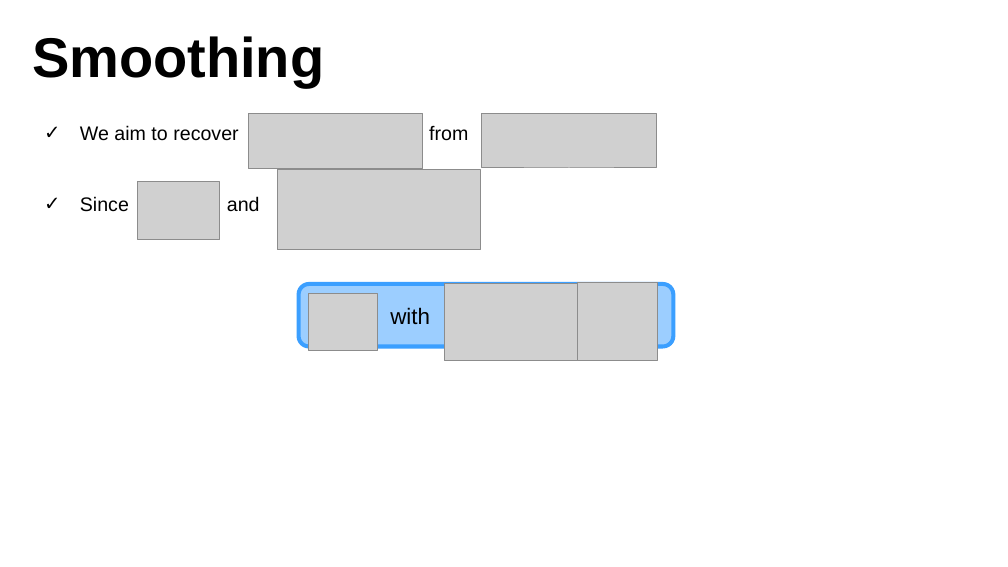
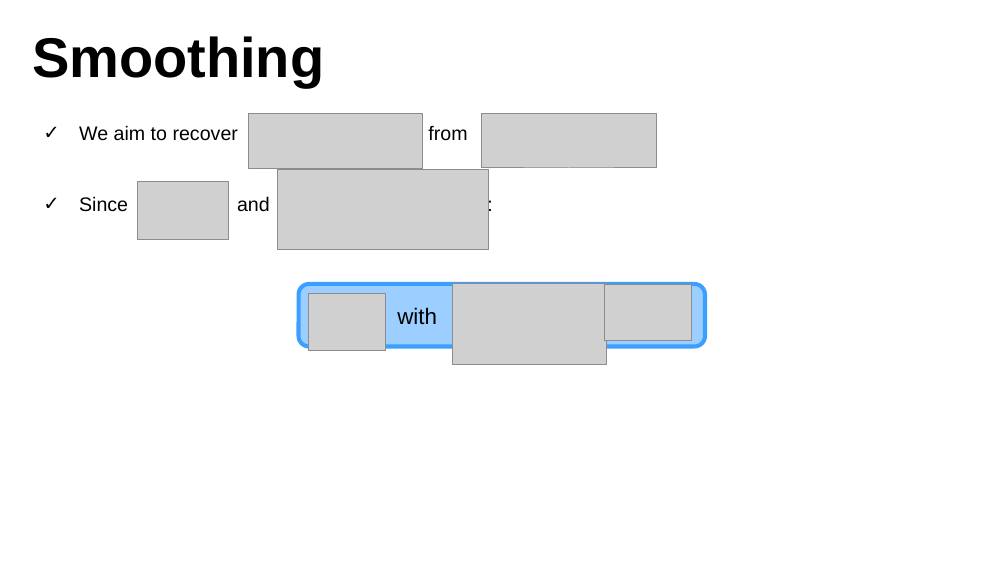
Before and after one commit to leempko/mia, a slide deck: slide 16 of lecture_slides/smoothing_and_interpolation/smoothing_and_interpolation.odp. Drawn at 1008x567 pixels with LibreOffice and Linux fonts; fonts in the diff are those of the drawing; grey boxes stand for pictures; background and template pictures are left out. Boxes give left, top, right and bottom in pixels: in the first picture for what was removed or moved away, otherwise in the second. Text is boxed around its words. In the diff, an @@ line names an element or a change of style, - is before the commit and + after.

```diff
--- a/lecture_slides/smoothing_and_interpolation/smoothing_and_interpolation.odp
+++ b/lecture_slides/smoothing_and_interpolation/smoothing_and_interpolation.odp
@@ picture: place and size @@
-picture at [277, 170, 481, 250]
+picture at [277, 170, 489, 250]
@@ picture: place and size @@
-picture at [138, 181, 220, 239]
+picture at [138, 181, 229, 239]
@@ rounded rectangle: place and size @@
-rounded rectangle at [298, 284, 673, 347]
+rounded rectangle at [298, 284, 705, 347]
@@ text "with": place and size @@
-text "with" at [390, 307, 430, 324]
+text "with" at [397, 307, 437, 324]
@@ picture: place and size @@
-picture at [308, 293, 378, 350]
+picture at [308, 293, 385, 350]
@@ picture: place and size @@
-picture at [445, 283, 582, 360]
+picture at [453, 283, 607, 365]
@@ picture: place and size @@
-picture at [578, 283, 657, 361]
+picture at [605, 284, 691, 341]
```
Also in this commit, not shown: 25 other slides changed, 1 other file.
